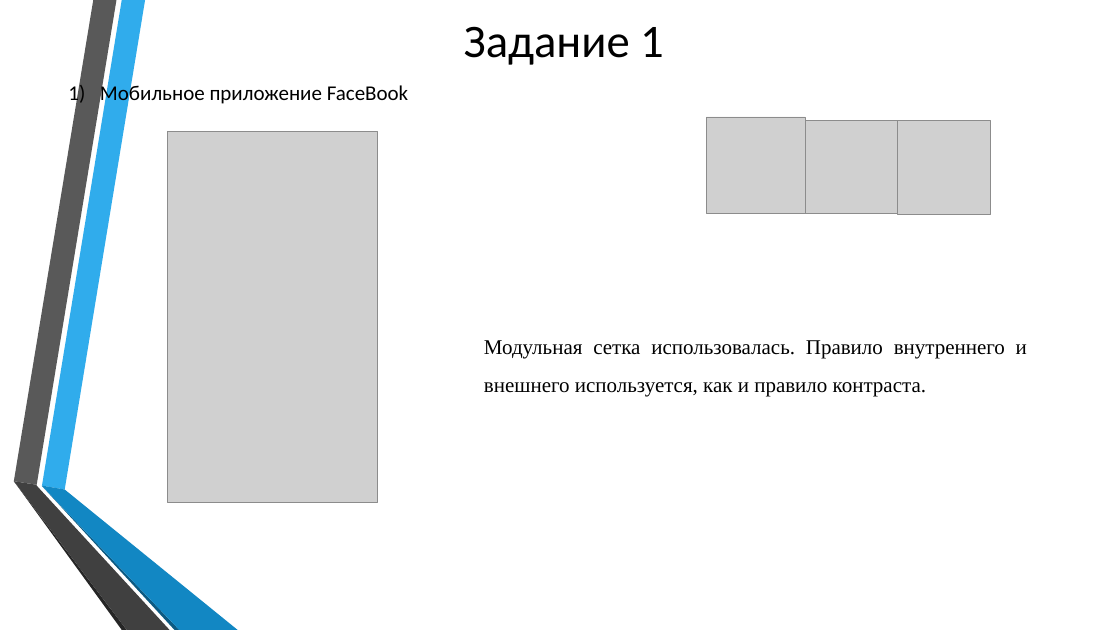
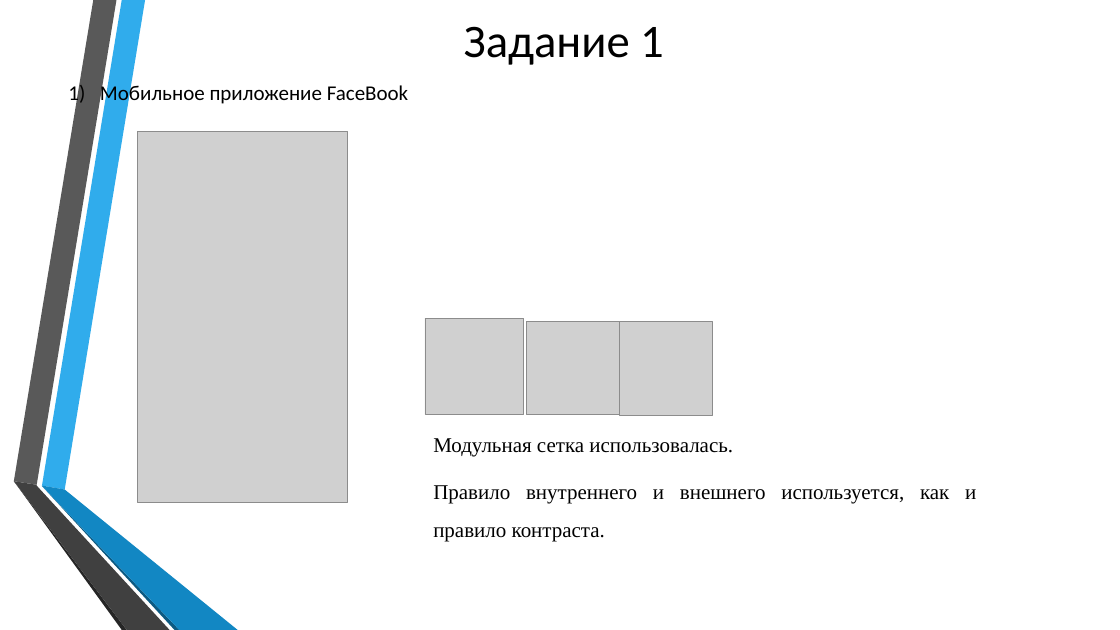
Before and after one commit to snoopdoggy322/magistr, a slide deck: slide 3 of дизайн/3.pptx. Drawn at 1120x630 pixels with LibreOffice and Linux fonts; fonts in the diff are those of the drawing; grey boxes stand for pictures; background and template pictures are left out. Boxes give left, top, right and bottom in pixels: in the first picture for what was removed or moved away, otherwise in the second. Text is boxed around its words. In the diff, an @@ line names an element or a change of style, - is before the commit and + after.

```diff
--- a/дизайн/3.pptx
+++ b/дизайн/3.pptx
@@ picture: place and size @@
-picture at [167, 131, 378, 502]
+picture at [137, 131, 348, 502]
@@ 3 pictures: place and size @@
-3 pictures at [707, 117, 991, 213]
+3 pictures at [425, 318, 713, 415]
@@ text at [433, 438, 976, 541]: text changed @@
-Модульная сетка использовалась. Правило внутреннего и внешнего используется, как и правило контраста.
+Модульная сетка использовалась.
+Правило внутреннего и внешнего используется, как и правило контраста.
```
Also in this commit, not shown: 2 other slides changed, 1 slide added, 1 slide removed, 2 other files.
